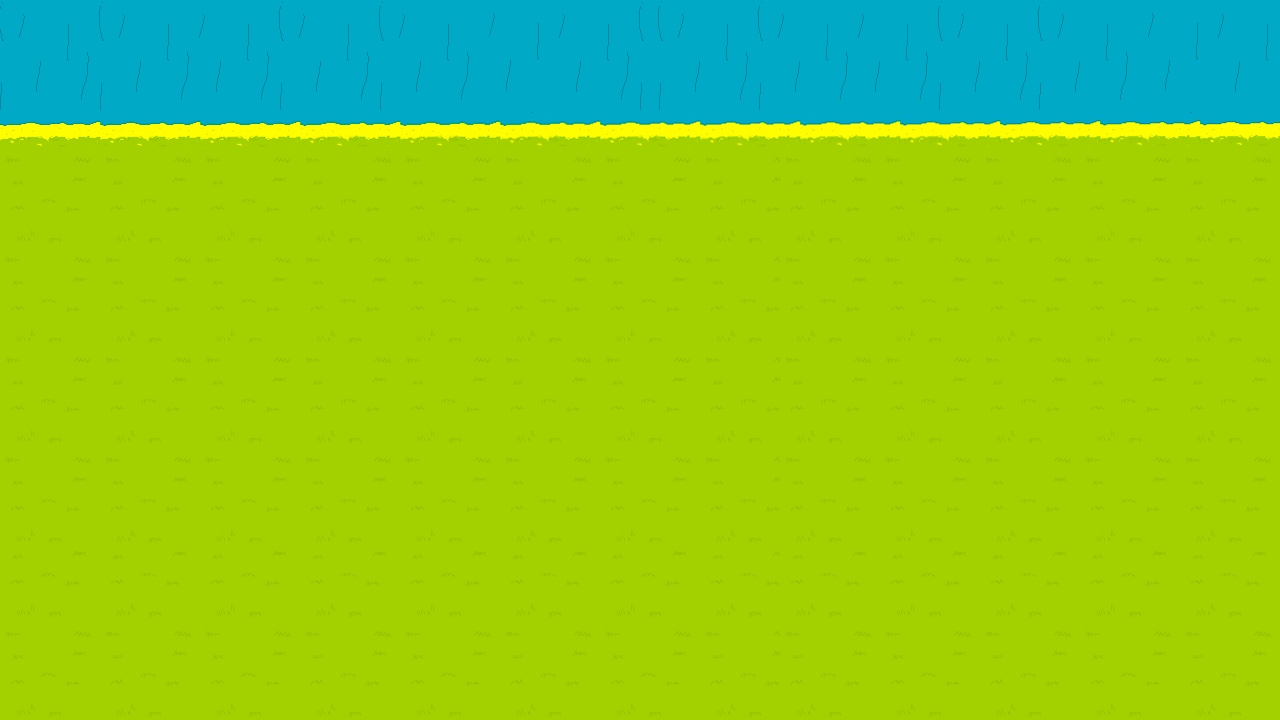
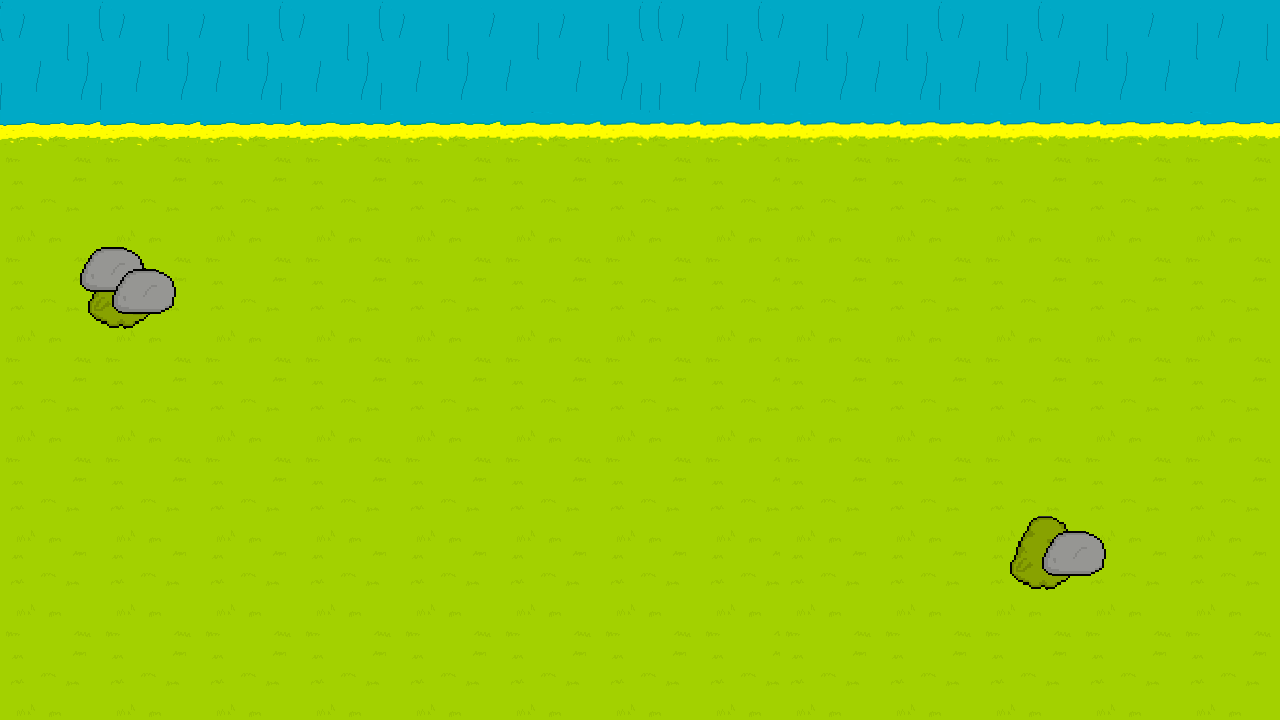
Comparing the layer stacks of the two 1280 × 720 images. Changes:
added layer "Camada 6" above "Camada 5" over [1042, 531, 1106, 576]
added layer "Camada 5" above "Camada 3" over [1010, 516, 1074, 590]
added layer "Camada 3" above "Camada 2" over [112, 269, 176, 314]
added layer "Camada 2" above "Camada 4" over [80, 247, 144, 292]
added layer "Camada 4" above "Camada 1" over [88, 255, 152, 329]
